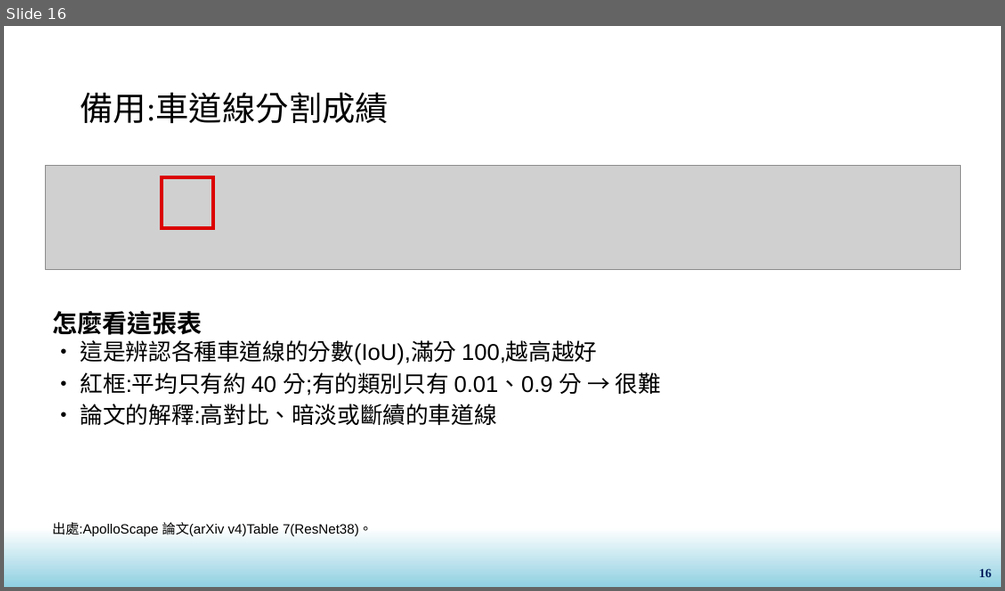
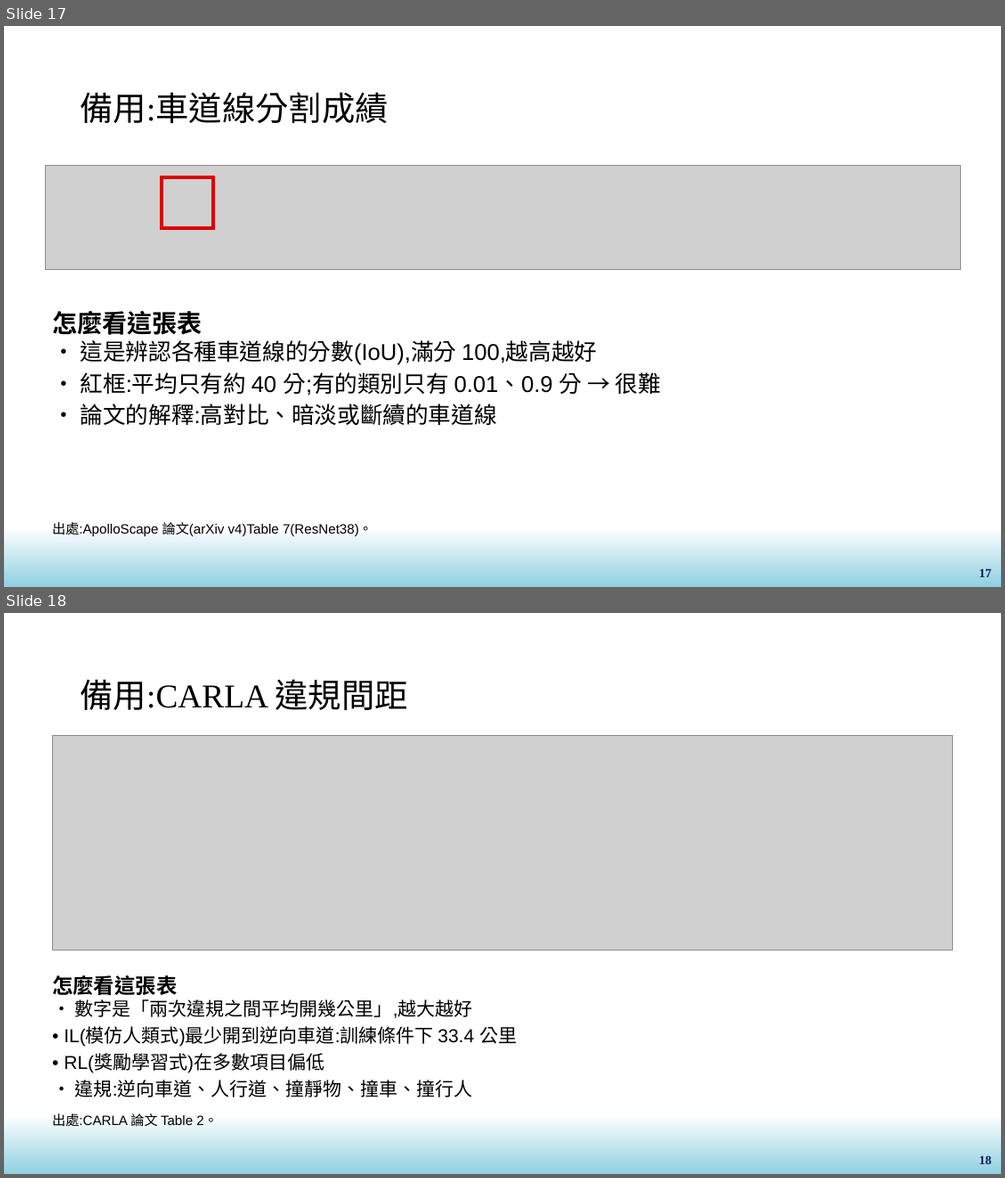
Before and after one commit to yivanee15-ai/taiwan_germany_project, a slide deck: apolloscape_plain.pptx. Shown one above the other, each under a label of ours: slide 16 before the commit, slides 17 and 18 after it. The pictures are 1005x591 and 1005x1178 pixels, drawn with LibreOffice and Linux fonts; fonts in the diff are those of the drawing; grey boxes stand for pictures; background and template pictures are left out. Boxes give left, top, right and bottom in pixels: in the first picture for what was removed or moved away, otherwise in the second. Text is boxed around its words. In the diff, an @@ line names an element or a change of style, - is before the commit and + after.

```diff
--- a/apolloscape_plain.pptx
+++ b/apolloscape_plain.pptx
@@ slide 18 added at [4,613,1001,1174], background picture (left out); not listed: 1 template element that a slide beside it also shows @@
@@ title added at [80,679,408,710], 32 pt, text #000000 @@
+備用:CARLA 違規間距
@@ picture added at [53,736,952,949] @@
@@ text added at [52,975,517,1097], 18 pt, text #000000 @@
+怎麼看這張表
+• 數字是「兩次違規之間平均開幾公里」,越大越好
+• IL(模仿人類式)最少開到逆向車道:訓練條件下 33.4 公里
+• RL(獎勵學習式)在多數項目偏低
+• 違規:逆向車道、人行道、撞靜物、撞車、撞行人
@@ text added at [52,1113,218,1127], 13 pt, text #000000 @@
+出處:CARLA 論文 Table 2。
@@ page number added at [979,1155,991,1164], 12 pt, text #002060, bold @@
+18
@@ what was slide 16 is now slide 17 @@
@@ page number at [979,569,991,577]: text changed @@
-16
+17
```
Also in this commit, not shown: 2 slides changed, 1 other slide added, 1 other file.
